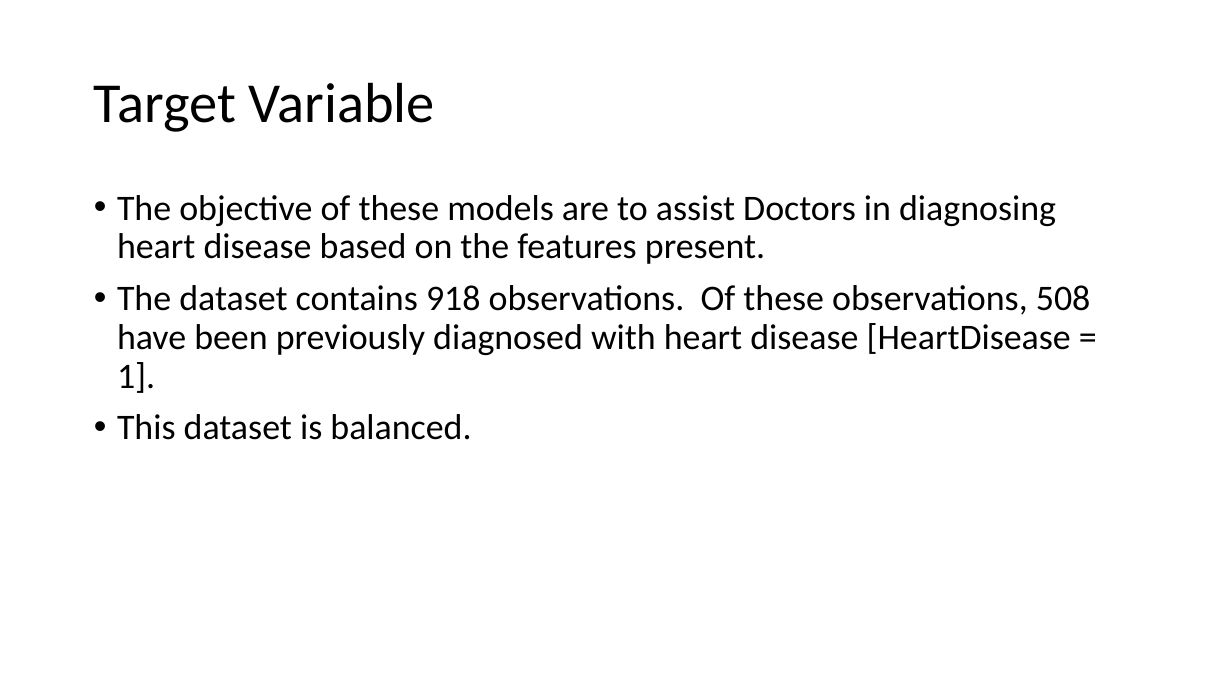
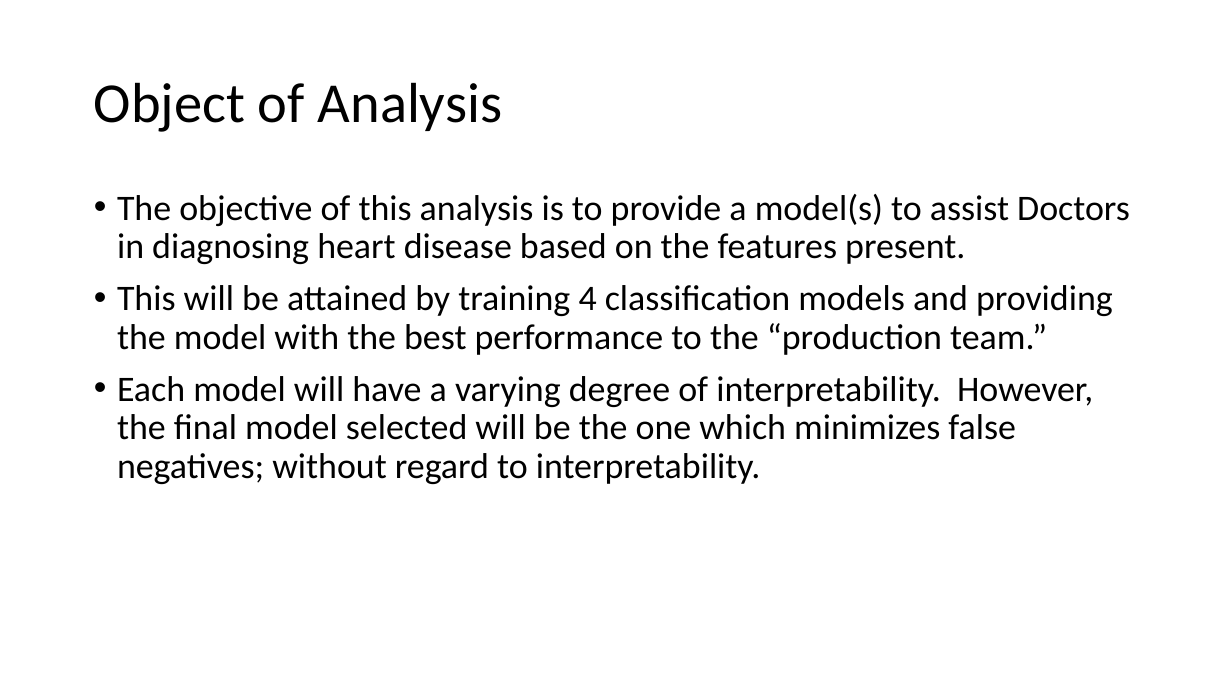
Before and after one commit to M-Matrona/IBM-Machine-Learning-Course, a slide deck: slide 10 of Course_3_Classification/Classification_Project_Heart_Disease_Prediction.pptx (slide 8 before the commit). Drawn at 1232x693 pixels with LibreOffice and Linux fonts; fonts in the diff are those of the drawing. Boxes give left, top, right and bottom in pixels: in the first picture for what was removed or moved away, otherwise in the second. Text is boxed around its words. In the diff, an @@ line names an element or a change of style, - is before the commit and + after.

Commit message:
heart disease prediction project

```diff
--- a/Course_3_Classification/Classification_Project_Heart_Disease_Prediction.pptx
+++ b/Course_3_Classification/Classification_Project_Heart_Disease_Prediction.pptx
@@ title at [94,82,502,132]: text changed @@
-Target Variable
+Object of Analysis
@@ text at [117,194,1130,484]: text changed @@
-• The objective of these models are to assist Doctors in diagnosing heart disease based on the features present.
-• The dataset contains 918 observations. Of these observations, 508 have been previously diagnosed with heart disease [HeartDisease = 1].
-• This dataset is balanced.
+• The objective of this analysis is to provide a model(s) to assist Doctors in diagnosing heart disease based on the features present.
+• This will be attained by training 4 classification models and providing the model with the best performance to the “production team.”
+• Each model will have a varying degree of interpretability. However, the final model selected will be the one which minimizes false negatives; without regard to interpretability.
```
Also in this commit, not shown: 4 other slides changed, 9 slides added, 1 slide removed, 2 other files.
